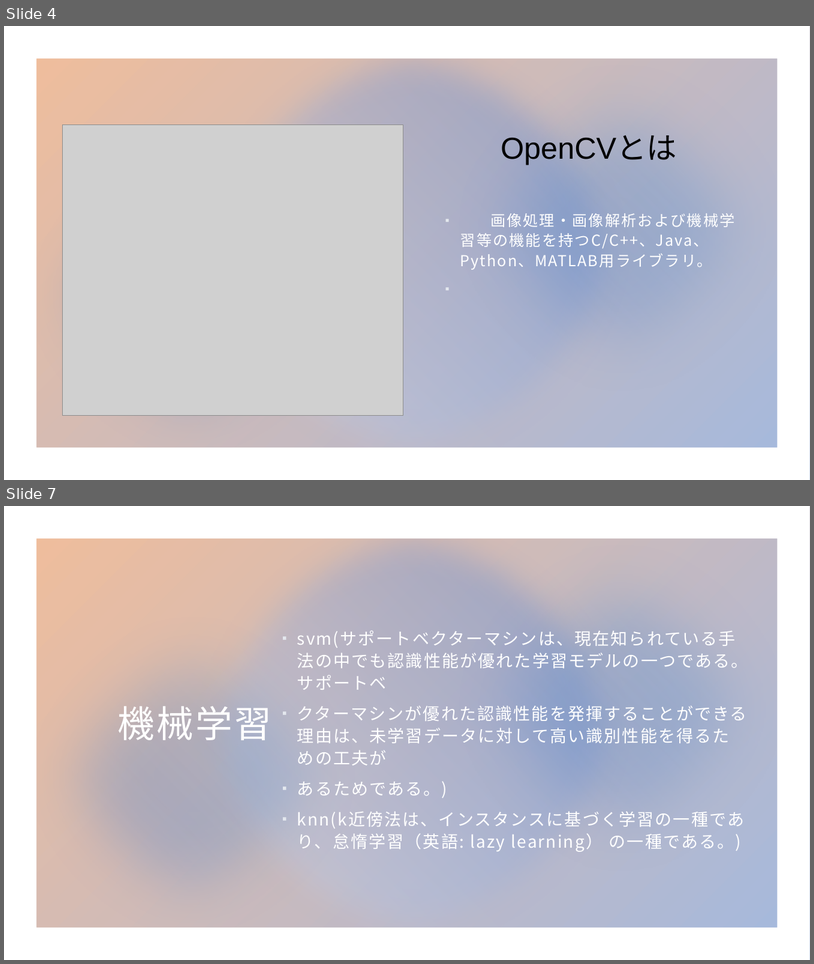
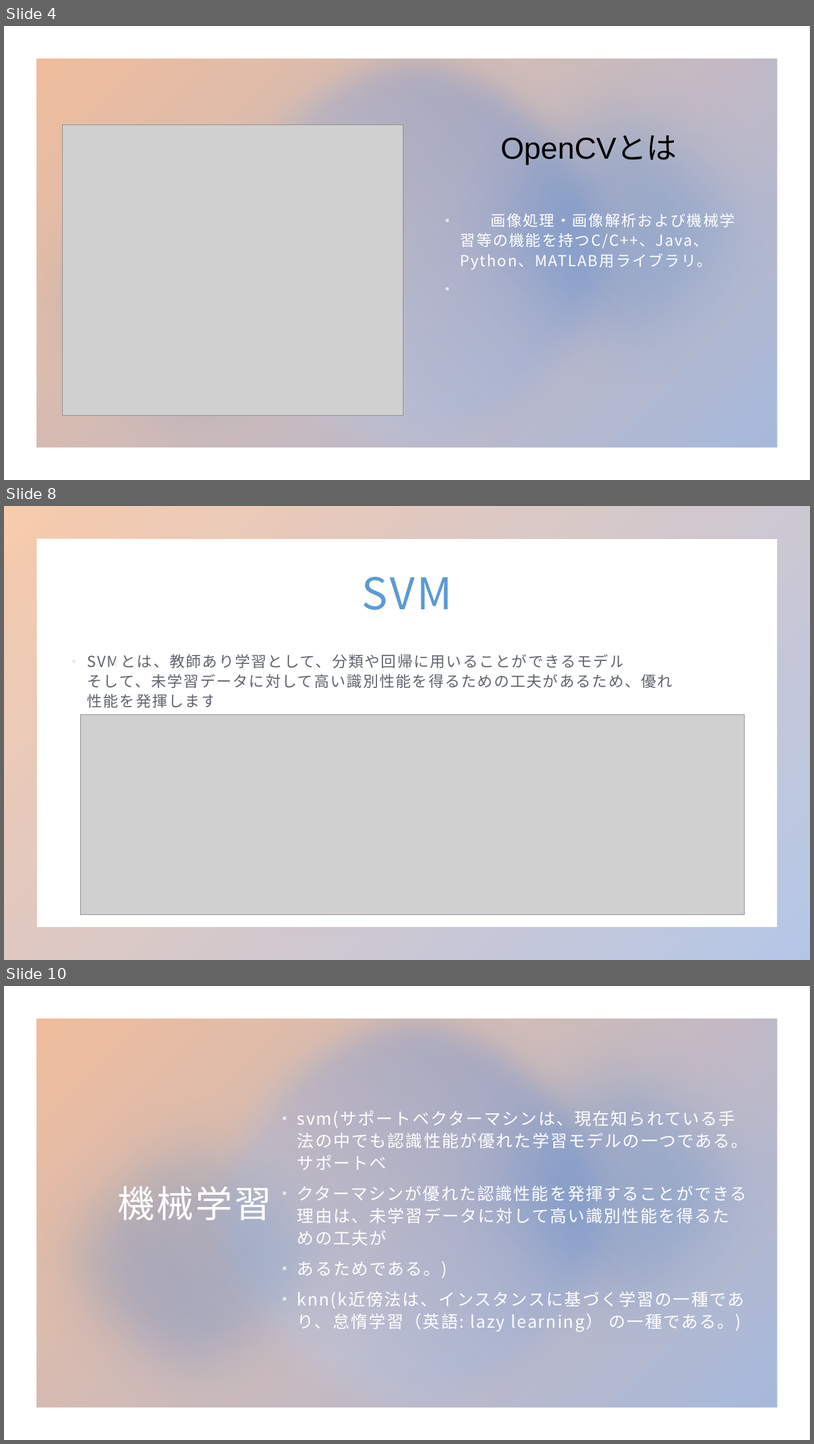
Before and after one commit to YIFAN-888/GRP_1, a slide deck: presentation/Panda AI.pptx. Shown one above the other, each under a label of ours: slides 4 and 7 before the commit, slides 4, 8 and 10 after it; the slides between them are not shown. The pictures are 814x964 and 814x1444 pixels, drawn with LibreOffice and Linux fonts; fonts in the diff are those of the drawing; grey boxes stand for pictures. Boxes give left, top, right and bottom in pixels: in the first picture for what was removed or moved away, otherwise in the second. Text is boxed around its words. In the diff, an @@ line names an element or a change of style, - is before the commit and + after.

```diff
--- a/presentation/Panda AI.pptx
+++ b/presentation/Panda AI.pptx
@@ slide 8 added at bbox=[4, 506, 810, 960], background #FFFFFF; not listed: 1 template element that a slide beside it also shows @@
@@ title added at bbox=[362, 576, 452, 610], 52 pt, text gradient #5B9BD5 to #4472C4 @@
+SVM
@@ text added at bbox=[87, 654, 722, 708], 18 pt, text #1D242E at 70% opacity @@
+▪ SVMとは、教師あり学習として、分類や回帰に用いることができるモデルです。
+  そして、未学習データに対して高い識別性能を得るための工夫があるため、優れた認識性能を発揮します。
@@ picture added at bbox=[80, 715, 745, 915] @@
@@ what was slide 7 is now slide 10 @@
```
Also in this commit, not shown: 4 slides changed, 4 other slides added, 1 slide removed.
